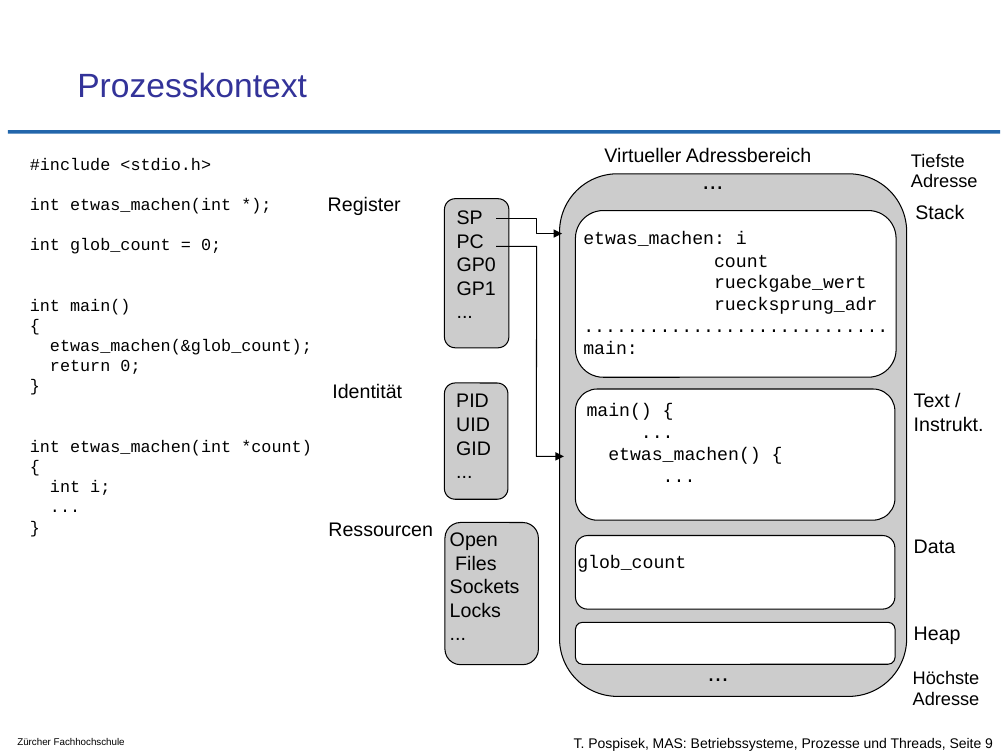
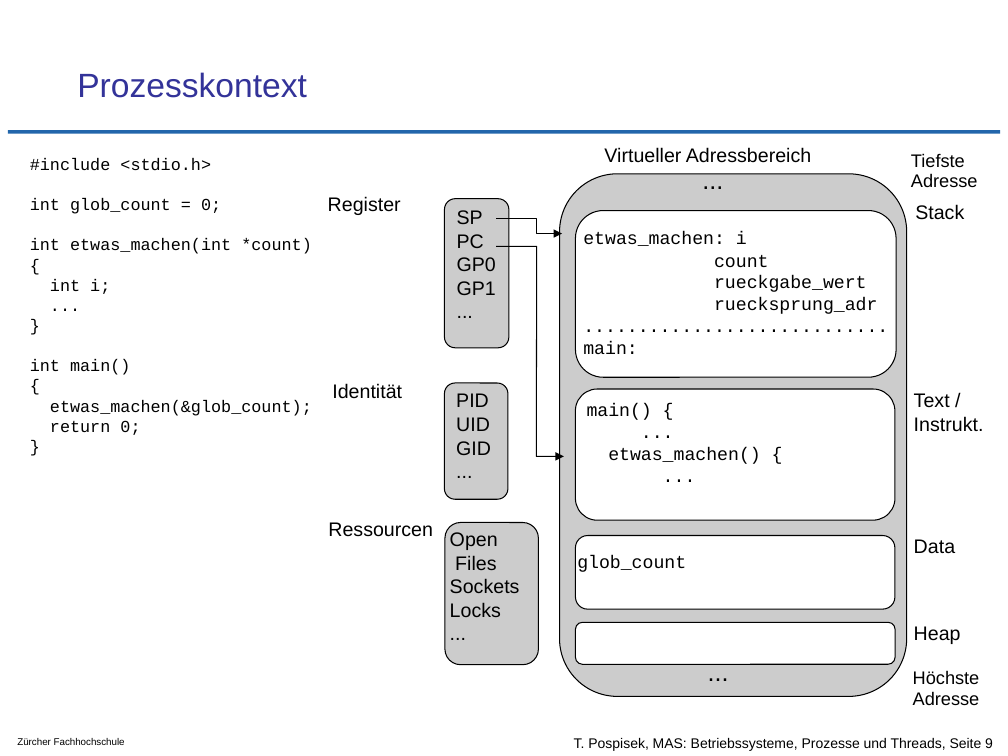
Before and after one commit to tpo/betriebssysteme, a slide deck: slide 9 of 05-2_Prozesse_und_Threads.odp. Drawn at 1008x756 pixels with LibreOffice and Linux fonts; fonts in the diff are those of the drawing; background and template pictures are left out. Boxes give left, top, right and bottom in pixels: in the first picture for what was removed or moved away, otherwise in the second. Text is boxed around its words. In the diff, an @@ line names an element or a change of style, - is before the commit and + after.

Commit message:
Programm vereinfacht

```diff
--- a/05-2_Prozesse_und_Threads.odp
+++ b/05-2_Prozesse_und_Threads.odp
@@ text at (30, 198, 231, 214): paragraph removed @@
-int etwas_machen(int *);
@@ text at (30, 238, 312, 294): paragraphs added @@
+int etwas_machen(int *count)
+{
+int i;
+...
+}
@@ text at (30, 440, 312, 495): paragraphs removed @@
-int etwas_machen(int *count)
-{
-int i;
-...
-}
```
